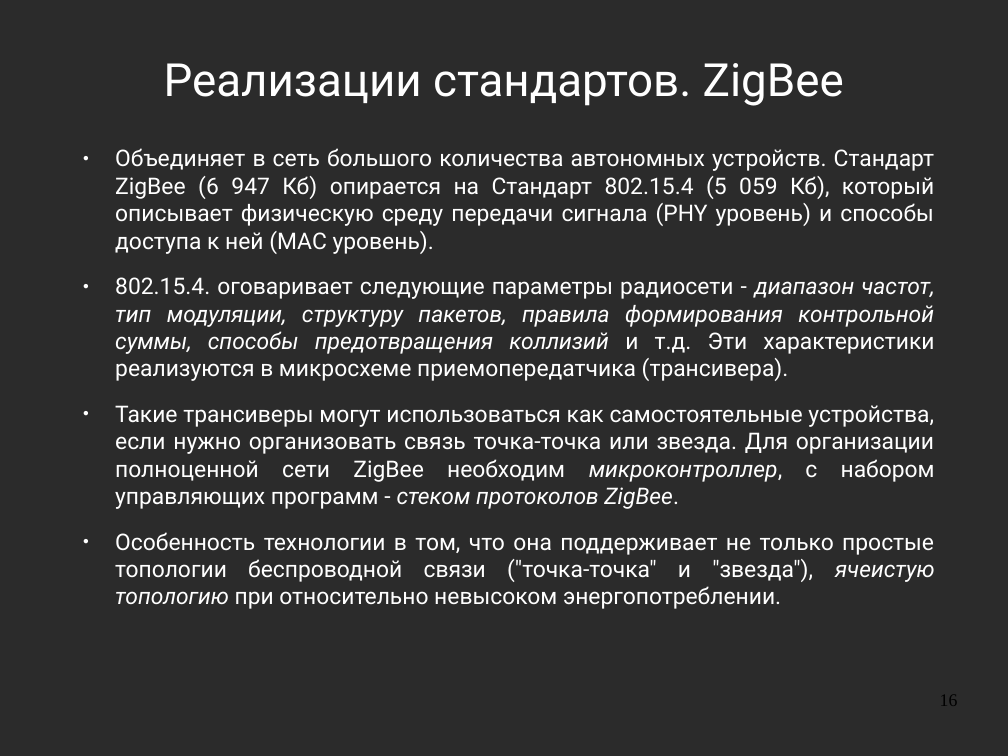
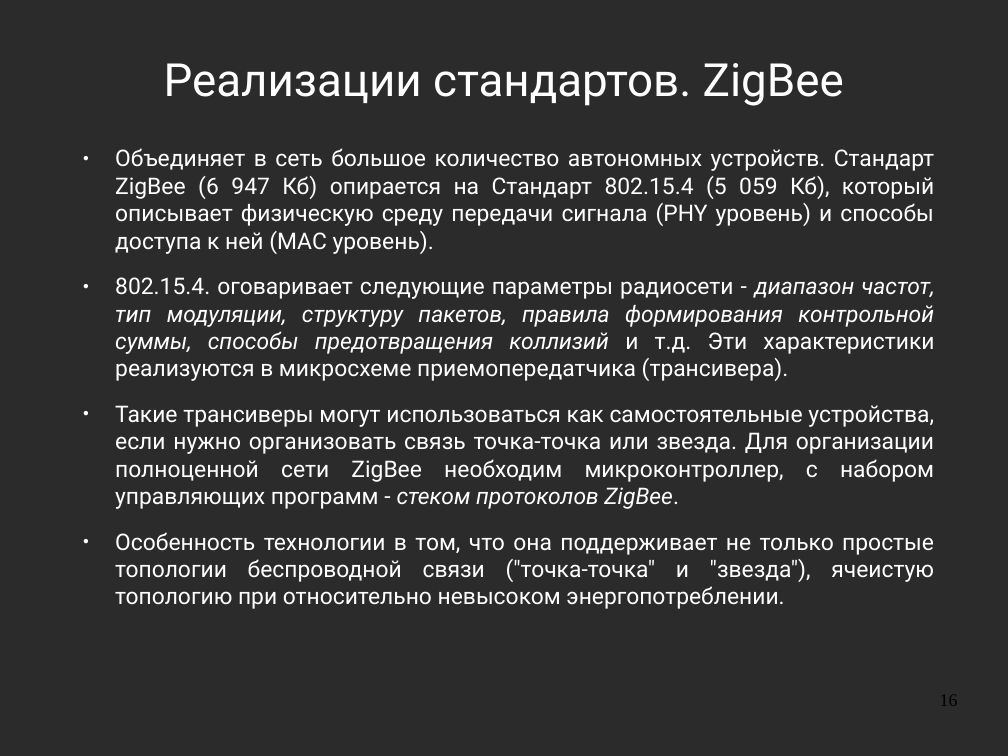
Before and after one commit to aeremenok/a-team-777, a slide deck: slide 16 of 10/smm/doc/eav_wireless.odp. Drawn at 1008x756 pixels with LibreOffice and Linux fonts; fonts in the diff are those of the drawing; background and template pictures are left out; a plain dark background stands for a picture behind light text. Boxes give left, top, right and bottom in pixels: in the first picture for what was removed or moved away, otherwise in the second. Text is boxed around its words. In the diff, an @@ line names an element or a change of style, - is before the commit and + after.

```diff
--- a/10/smm/doc/eav_wireless.odp
+++ b/10/smm/doc/eav_wireless.odp
@@ text at (115, 148, 934, 254): text changed @@
-● Объединяет в сеть большого количества автономных устройств. Cтандарт ZigBee (6 947 Кб) опирается на Стандарт 802.15.4 (5 059 Кб), который описывает физическую среду передачи сигнала (PHY уровень) и способы доступа к ней (MAC уровень).
+● Объединяет в сеть большое количество автономных устройств. Cтандарт ZigBee (6 947 Кб) опирается на Стандарт 802.15.4 (5 059 Кб), который описывает физическую среду передачи сигнала (PHY уровень) и способы доступа к ней (MAC уровень).
@@ text at (115, 405, 934, 609): italic off in "микроконтроллер,", "ячеистую топологию" @@
```
Also in this commit, not shown: 22 other slides changed.
